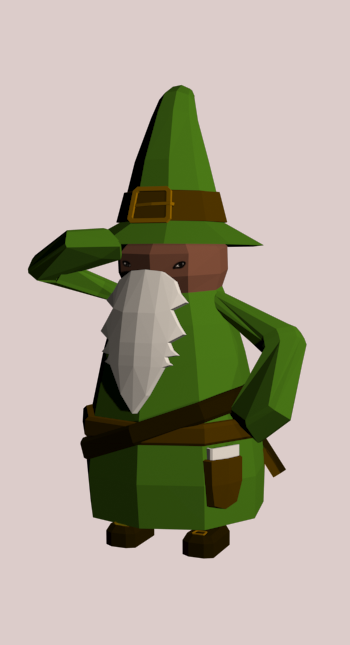
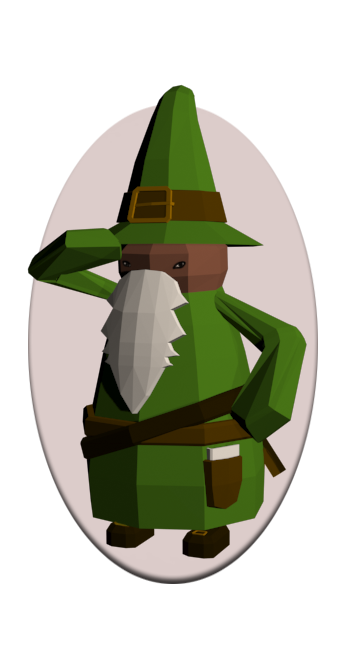
Two versions of the same layered image (350 x 645). Layer-by-layer changes:
added layer "Layer 9" above "Layer 8" over [28, 104, 318, 584]
hid "Layer 8" over [0, 0, 350, 645]
